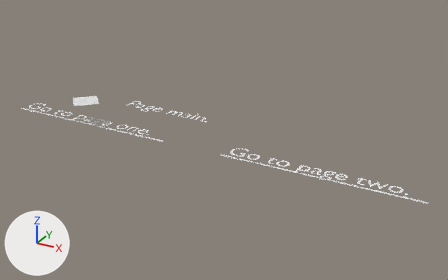
Before and after pictures for a commit that changed the Blender file addons.blend.
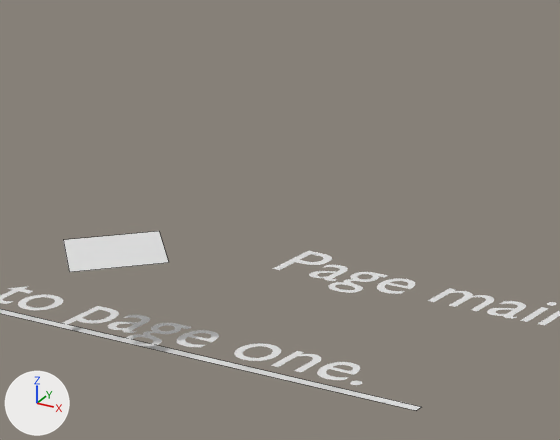
There are two pictures of each version: one whole from a camera (50 mm lens) standing at (16.38, -20.62, 9.68) and looking at (5.49, -0.84, -0.21), one close up on the part from 13% to 45% of the width and 13% to 53% of the height. Every picture has the same lights, and +X, +Y and +Z are marked at lower left. The close-ups show mesh edges as thin lines.

In view in the first close-up: 'Go to page one..002', 'Go to page one..003', 'Page main.', 'mouse'.
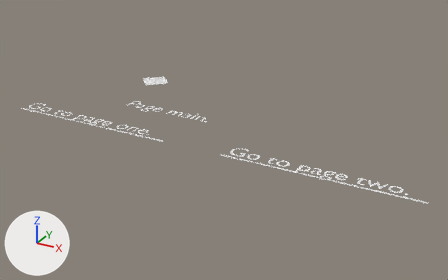
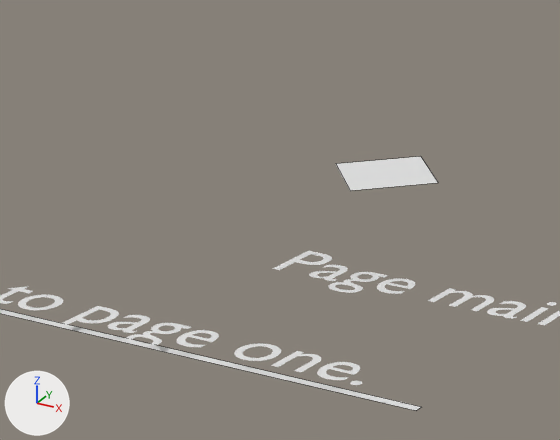
Pixel boxes [x1, y1, x2, y2] of what changed, in the close-ups (560 x 440 px):
'mouse', moved
    before: [63, 231, 168, 272]
    after: [336, 156, 438, 191]

What the commit changed:
Object 'mouse' (ob_mouse) moves from (0.0, -2.5, 1.0) to (1.0, 1.0, 1.0).
